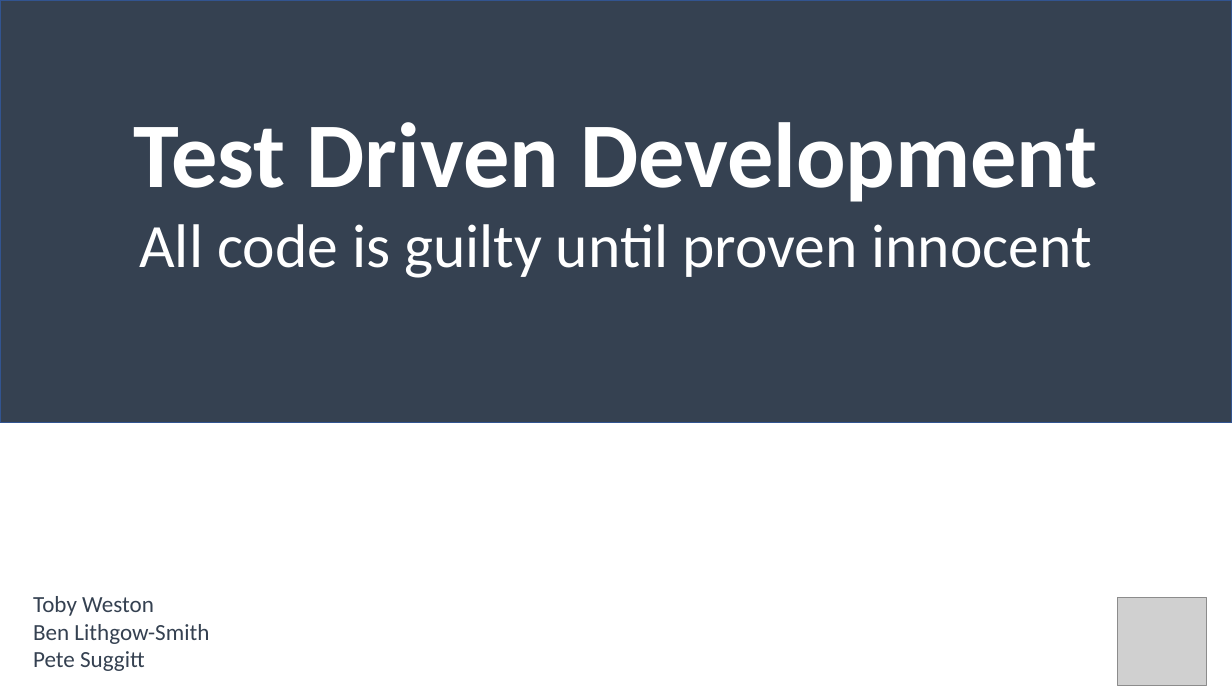
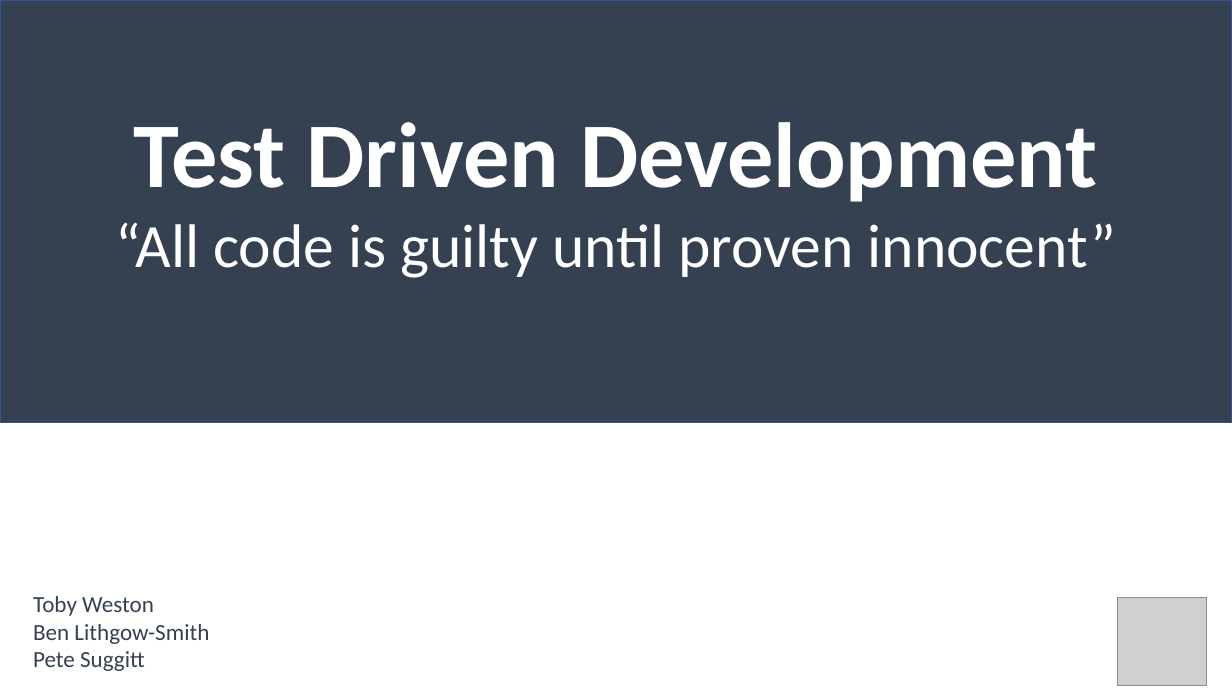
Before and after one commit to xp-dojo/tdd-bank-account-java, a slide deck: slide 1 of slides.pptx. Drawn at 1232x693 pixels with LibreOffice and Linux fonts; fonts in the diff are those of the drawing; grey boxes stand for pictures; background and template pictures are left out. Boxes give left, top, right and bottom in pixels: in the first picture for what was removed or moved away, otherwise in the second. Text is boxed around its words. In the diff, an @@ line names an element or a change of style, - is before the commit and + after.

```diff
--- a/slides.pptx
+++ b/slides.pptx
@@ text at (x1=115, y1=222, x2=1116, y2=278): text changed @@
-All code is guilty until proven innocent
+“All code is guilty until proven innocent”
```
Also in this commit, not shown: 3 other slides changed.
